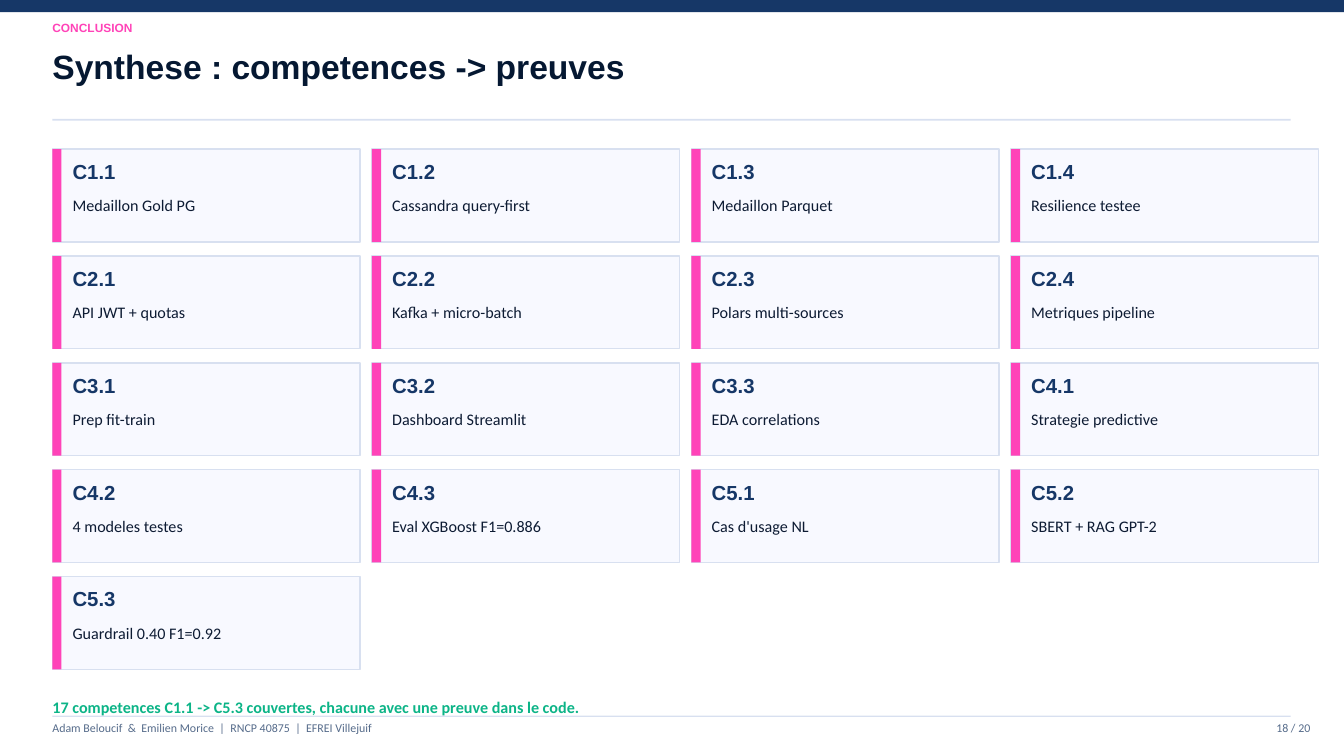
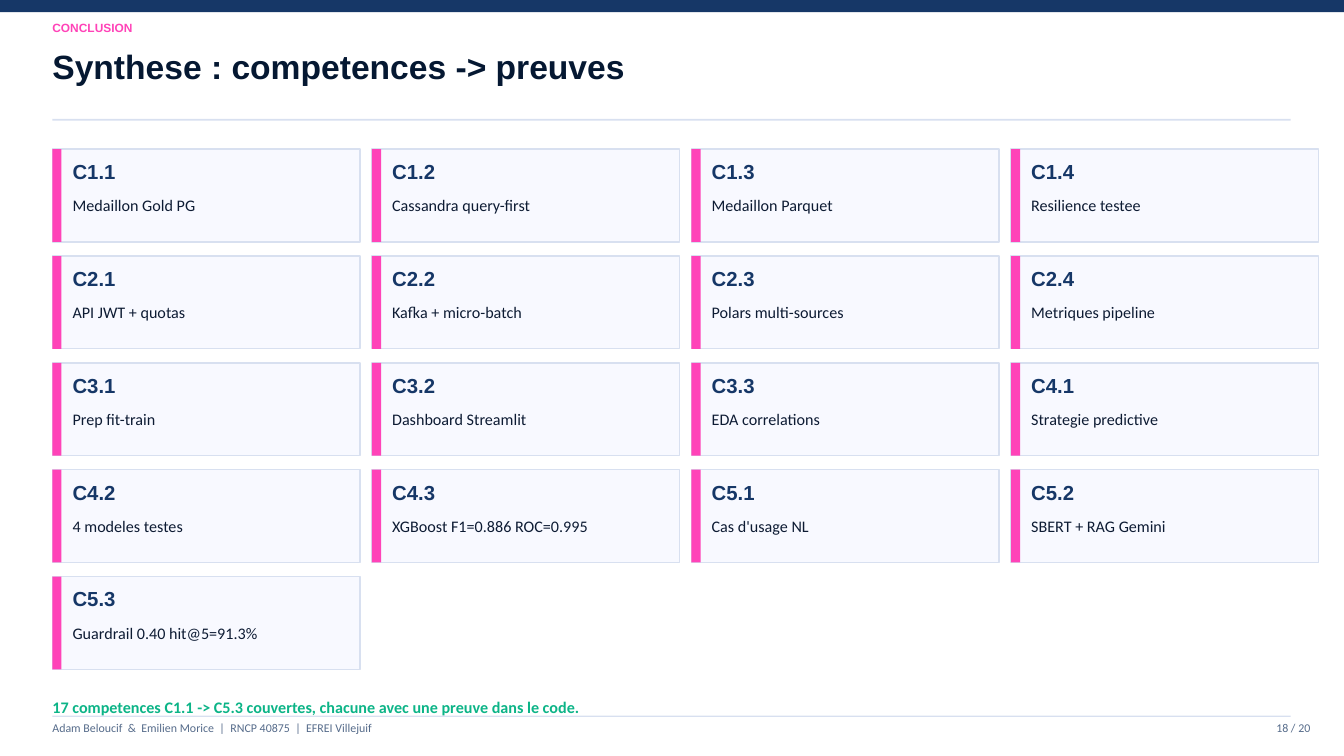
Before and after one commit to Adam-Blf/Soutenance-M1, a slide deck: slide 18 of Soutenance_Bloc1-2_Adam_Emilien.pptx. Drawn at 1344x756 pixels with LibreOffice and Linux fonts; fonts in the diff are those of the drawing. Boxes give left, top, right and bottom in pixels: in the first picture for what was removed or moved away, otherwise in the second. Text is boxed around its words. In the diff, an @@ line names an element or a change of style, - is before the commit and + after.

```diff
--- a/Soutenance_Bloc1-2_Adam_Emilien.pptx
+++ b/Soutenance_Bloc1-2_Adam_Emilien.pptx
@@ text at [392,521,588,532]: text changed @@
-Eval XGBoost F1=0.886
+XGBoost F1=0.886 ROC=0.995
@@ text at [1031,521,1166,532]: text changed @@
-SBERT + RAG GPT-2
+SBERT + RAG Gemini
@@ text at [73,627,257,641]: text changed @@
-Guardrail 0.40 F1=0.92
+Guardrail 0.40 hit@5=91.3%
```
Also in this commit, not shown: 5 other slides changed, 1 other file.
